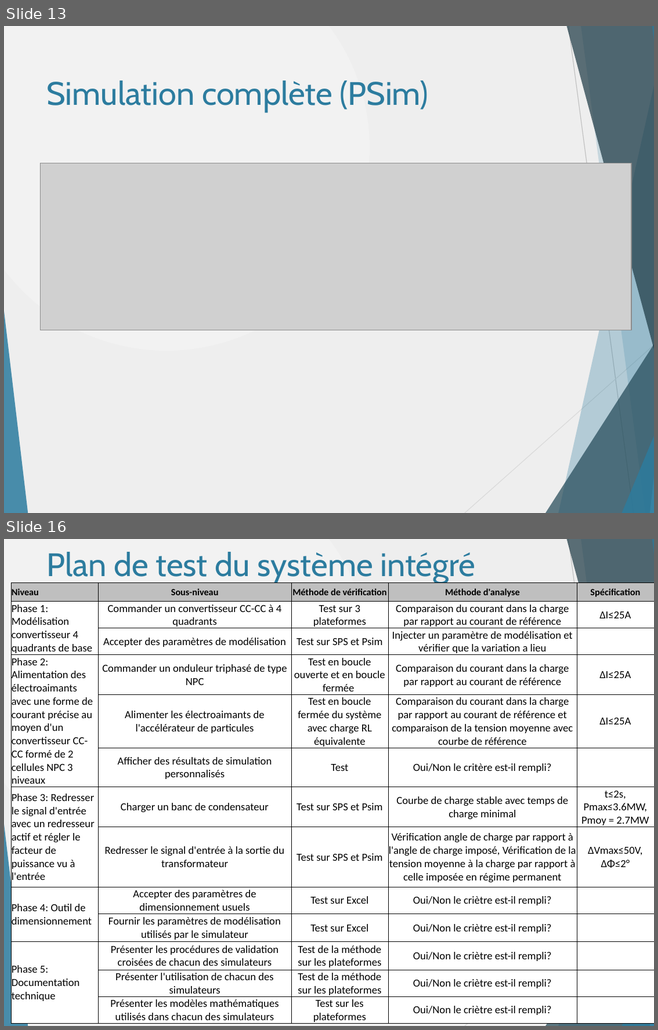
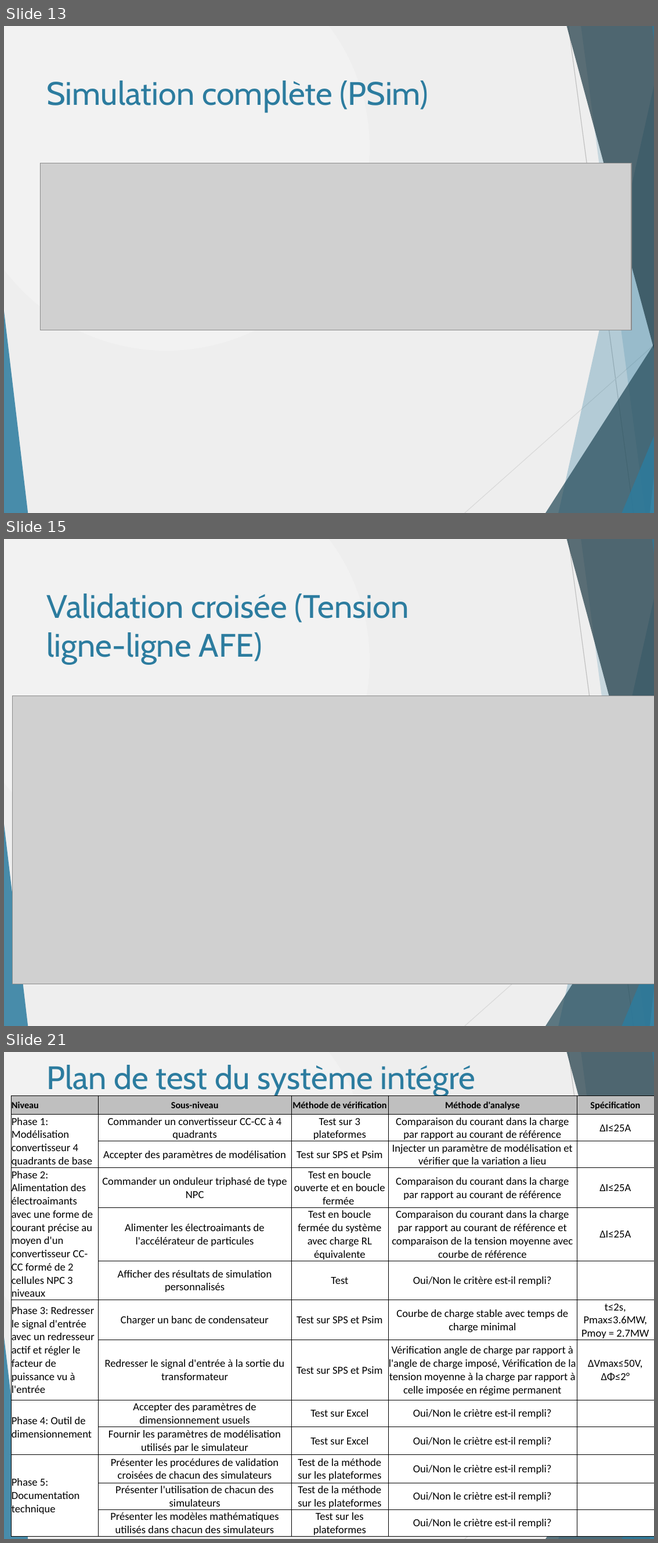
Before and after one commit to danthib76/DesignIV, a slide deck: Remise/Remise 4/RAF.pptx. Shown one above the other, each under a label of ours: slides 13 and 16 before the commit, slides 13, 15 and 21 after it; the slides between them are not shown. The pictures are 658x1030 and 658x1543 pixels, drawn with LibreOffice and Linux fonts; fonts in the diff are those of the drawing; grey boxes stand for pictures. Boxes give left, top, right and bottom in pixels: in the first picture for what was removed or moved away, otherwise in the second. Text is boxed around its words. In the diff, an @@ line names an element or a change of style, - is before the commit and + after.

```diff
--- a/Remise/Remise 4/RAF.pptx
+++ b/Remise/Remise 4/RAF.pptx
@@ slide 15 added at (4, 539, 654, 1026), background gradient #F2F2F2 to #EEEEEE; not listed: 10 template elements that a slide beside it also shows @@
@@ title added at (46, 594, 408, 664), 36 pt, text #2C7C9F @@
+Validation croisée (Tension ligne-ligne AFE)
@@ picture added at (13, 696, 654, 984) @@
@@ what was slide 16 is now slide 21 @@
```
Also in this commit, not shown: 3 slides changed, 4 other slides added.
